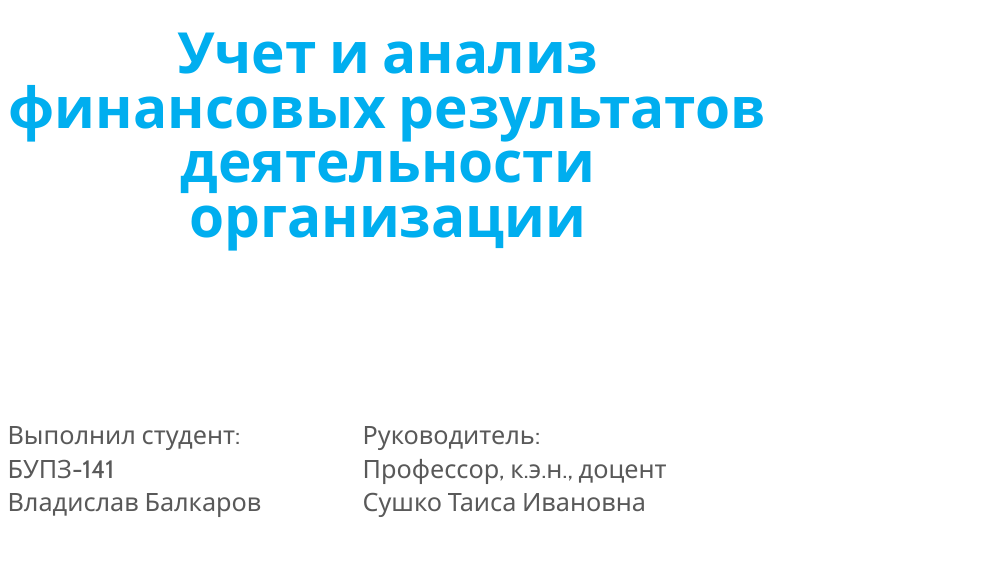
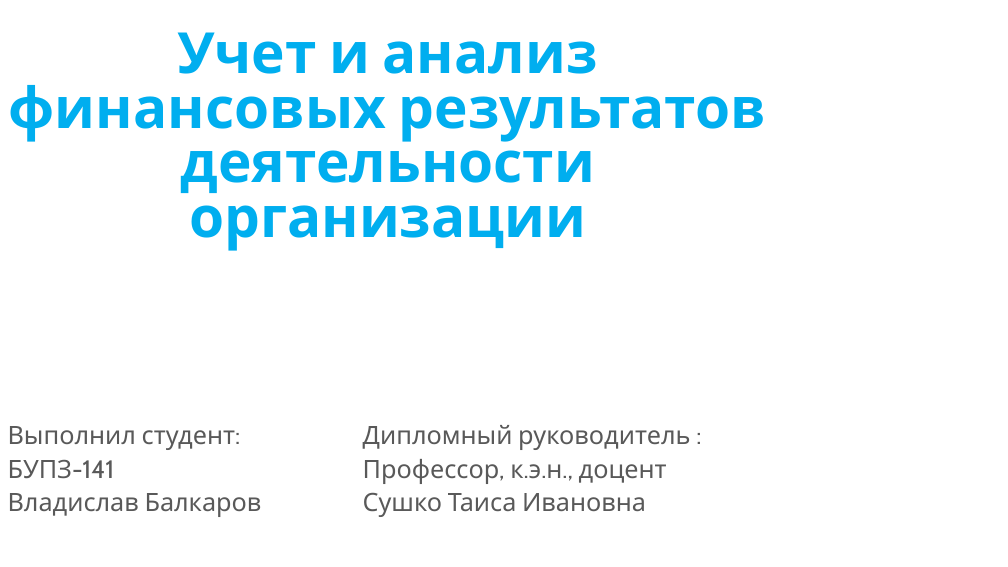
Before and after one commit to balkar20/diplom, a slide deck: slide 1 of Диплом финрезультаты.pptx. Drawn at 1008x567 pixels with LibreOffice and Linux fonts; fonts in the diff are those of the drawing; background and template pictures are left out. Boxes give left, top, right and bottom in pixels: in the first picture for what was removed or moved away, otherwise in the second. Text is boxed around its words. In the diff, an @@ line names an element or a change of style, - is before the commit and + after.

Commit message:
шшгш

```diff
--- a/Диплом финрезультаты.pptx
+++ b/Диплом финрезультаты.pptx
@@ text at [363,425,690,450]: text changed @@
-Руководитель:
+Дипломный руководитель :
```
